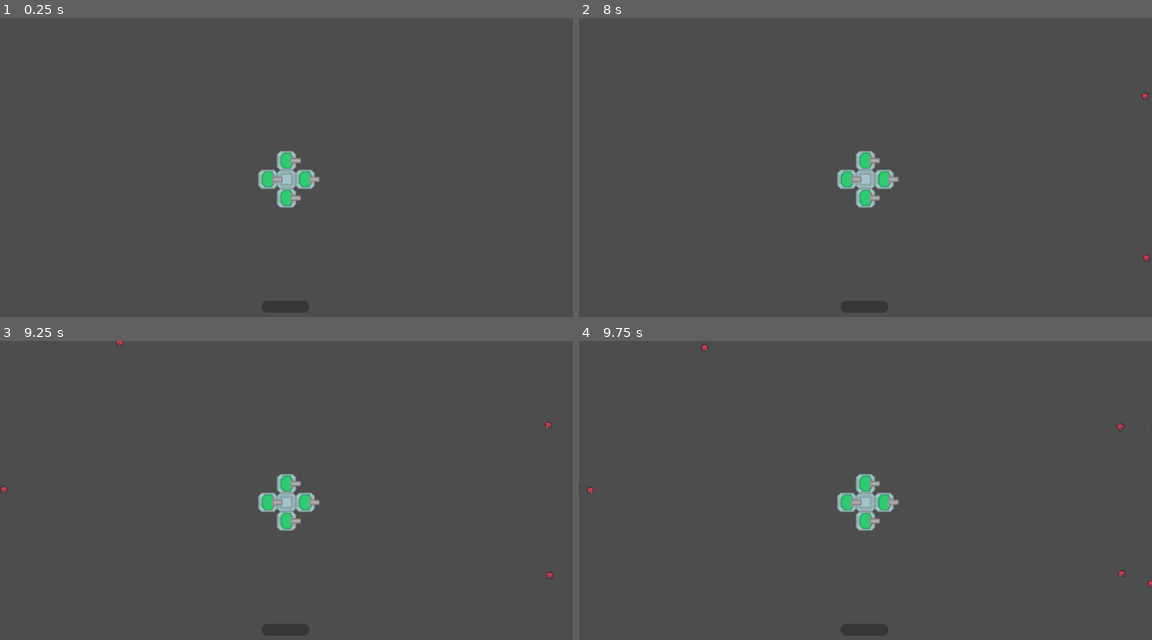
Above: before the commit, frames 1-4 (two rows, left to right).
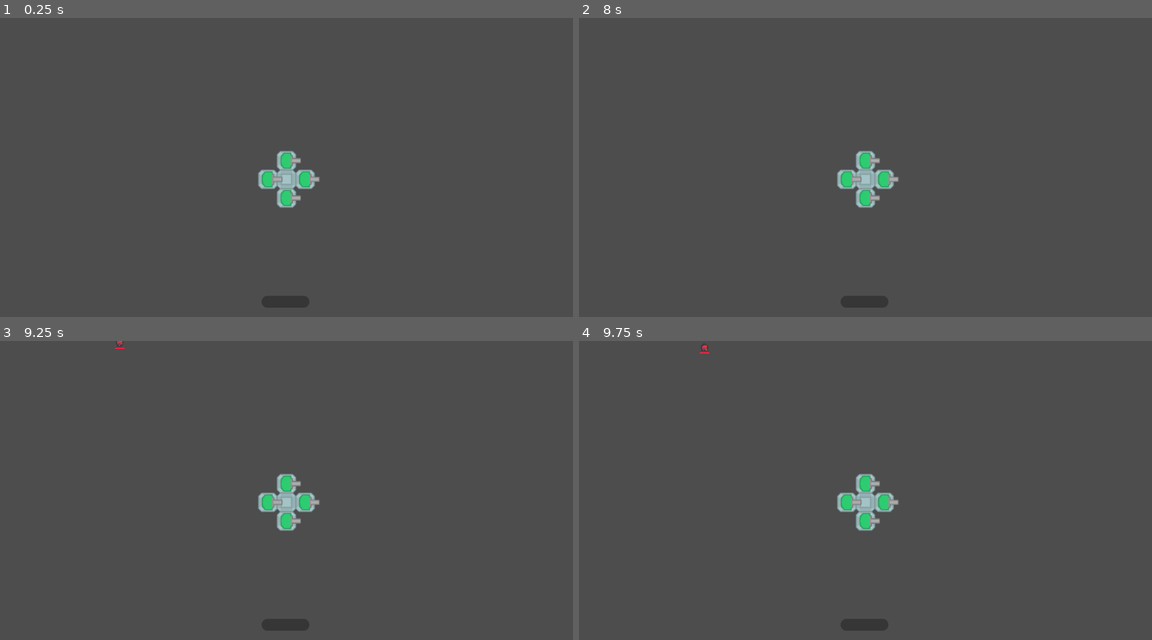
Above: after the commit, the same moments.

Repository: Quilfort/gamedevjs-2025
Game: Godot game, scene res://Scenes/battlefield.tscn
Same seed, same stepped clock (60 frames per second), same inputs: the game is played once before the commit and once after it.
Inputs:
- Up to frame 1 (0.25 s): no input
- Up to frame 2 (8 s): tap Enter at 0.5, 2, 3.5 s; tap Space at 1.25, 2.75, 4.25 s
- Up to frame 3 (9.25 s): no input
- Up to frame 4 (9.75 s): no input

The runs differ from the first frame. In frame 2, less than 0.1% of the frame differs, in the area x 98-100%, y 24-82%; in frame 3, less than 0.1%; in frame 4, less than 0.1%, in the area x 0-100%, y 3-83%.

Commit message:
Add Enemy Health

Diff:
--- /dev/null
+++ b/gamedev-2025/Assets/Enemy/bar_round_gloss_small.svg
@@ -0,0 +1,9 @@
+<svg width="96" height="16" xmlns="http://www.w3.org/2000/svg" xmlns:xlink="http://www.w3.org/1999/xlink">
+  <defs/>
+  <g>
+    <path stroke="none" fill="#FF627B" d="M92 8 Q92 6.35 90.85 5.2 L90.8 5.2 Q89.65 4 88 4 L8 4 Q6.35 4 5.2 5.2 4 6.35 4 8 4 9.65 5.2 10.8 L5.2 10.85 Q6.35 12 8 12 L88 12 Q89.65 12 90.8 10.85 L90.85 10.8 Q92 9.65 92 8 M92.25 12.25 Q90.45 14 88 14 L8 14 Q5.55 14 3.8 12.25 2 10.45 2 8 2 5.55 3.8 3.8 5.55 2 8 2 L88 2 Q90.45 2 92.25 3.8 94 5.55 94 8 94 10.45 92.25 12.25"/>
+    <path stroke="none" fill="#F73F5D" d="M4 8 Q4 6.35 5.2 5.2 6.35 4 8 4 L88 4 Q89.65 4 90.8 5.2 L90.85 5.2 Q92 6.35 92 8 L4 8"/>
+    <path stroke="none" fill="#CD0B2A" d="M8 0 L88 0 Q91.3 0 93.65 2.35 96 4.7 96 8 96 11.3 93.65 13.65 91.3 16 88 16 L8 16 Q4.7 16 2.35 13.65 0 11.3 0 8 0 4.7 2.35 2.35 4.7 0 8 0 M92.25 12.25 Q94 10.45 94 8 94 5.55 92.25 3.8 90.45 2 88 2 L8 2 Q5.55 2 3.8 3.8 2 5.55 2 8 2 10.45 3.8 12.25 5.55 14 8 14 L88 14 Q90.45 14 92.25 12.25"/>
+    <path stroke="none" fill="#EE2747" d="M92 8 Q92 9.65 90.85 10.8 L90.8 10.85 Q89.65 12 88 12 L8 12 Q6.35 12 5.2 10.85 L5.2 10.8 Q4 9.65 4 8 L92 8"/>
+  </g>
+</svg>
--- /dev/null
+++ b/gamedev-2025/Assets/Enemy/bar_shadow_round_small.svg
@@ -0,0 +1,6 @@
+<svg width="96" height="16" xmlns="http://www.w3.org/2000/svg" xmlns:xlink="http://www.w3.org/1999/xlink">
+  <defs/>
+  <g>
+    <path stroke="none" fill="#000000" fill-opacity="0.2980392156862745" d="M8 0 L88 0 Q91.3 0 93.65 2.35 96 4.7 96 8 96 11.3 93.65 13.65 91.3 16 88 16 L8 16 Q4.7 16 2.35 13.65 0 11.3 0 8 0 4.7 2.35 2.35 4.7 0 8 0"/>
+  </g>
+</svg>
--- a/gamedev-2025/Scenes/Enemy/enemy_basic.tscn
+++ b/gamedev-2025/Scenes/Enemy/enemy_basic.tscn
@@ -1,8 +1,10 @@
-[gd_scene load_steps=23 format=3 uid="uid://cfvmx5and5r7v"]
+[gd_scene load_steps=25 format=3 uid="uid://cfvmx5and5r7v"]
 
 [ext_resource type="Script" path="res://Scripts/Enemy/enemy_basic.gd" id="1_2x1x7"]
 [ext_resource type="Texture2D" uid="uid://1vlh4x6y7eel" path="res://Assets/Enemy/EnemyBasic/SpriteSheet.png" id="2_gd76v"]
 [ext_resource type="PackedScene" uid="uid://b0mxnhd0y1f" path="res://Scenes/Enemy/experience_item.tscn" id="3_tv5hi"]
+[ext_resource type="Texture2D" uid="uid://droxlnb6v131t" path="res://Assets/Enemy/bar_shadow_round_small.svg" id="4_o4ru4"]
+[ext_resource type="Texture2D" uid="uid://bnshg2ualacwb" path="res://Assets/Enemy/bar_round_gloss_small.svg" id="5_28eto"]
 
 [sub_resource type="AtlasTexture" id="AtlasTexture_327ik"]
 atlas = ExtResource("2_gd76v")
@@ -169,3 +171,14 @@
 shape = SubResource("RectangleShape2D_3fpc5")
 
 [node name="VisibleOnScreenNotifier2D" type="VisibleOnScreenNotifier2D" parent="."]
+
+[node name="HealthBar" type="TextureProgressBar" parent="."]
+unique_name_in_owner = true
+offset_left = -10.0
+offset_top = 10.0
+offset_right = 86.0
+offset_bottom = 26.0
+scale = Vector2(0.21, 0.21)
+value = 100.0
+texture_under = ExtResource("4_o4ru4")
+texture_progress = ExtResource("5_28eto")
--- a/gamedev-2025/Scenes/battlefield.tscn
+++ b/gamedev-2025/Scenes/battlefield.tscn
@@ -66,7 +66,7 @@
 
 [node name="SouthSpawnTimer" type="Timer" parent="South"]
 unique_name_in_owner = true
-wait_time = 5.0
+wait_time = 10.0
 
 [node name="SouthSpawn" type="Path2D" parent="South/SouthSpawnTimer"]
 unique_name_in_owner = true
@@ -81,6 +81,7 @@
 
 [node name="WestSpawnTimer" type="Timer" parent="West"]
 unique_name_in_owner = true
+wait_time = 5.0
 
 [node name="WestSpawn" type="Path2D" parent="West/WestSpawnTimer"]
 unique_name_in_owner = true
@@ -95,6 +96,7 @@
 
 [node name="EastSpawnTimer" type="Timer" parent="East"]
 unique_name_in_owner = true
+wait_time = 12.0
 
 [node name="EastSpawn" type="Path2D" parent="East/EastSpawnTimer"]
 unique_name_in_owner = true
--- a/gamedev-2025/Scenes/ui.tscn
+++ b/gamedev-2025/Scenes/ui.tscn
@@ -23,9 +23,9 @@
 anchor_right = 0.5
 anchor_bottom = 1.0
 offset_left = -50.0
-offset_top = -80.0
+offset_top = -90.0
 offset_right = 50.0
-offset_bottom = -50.0
+offset_bottom = -60.0
 grow_horizontal = 2
 grow_vertical = 0
 value = 50.0
--- a/gamedev-2025/Scripts/Enemy/enemy_basic.gd
+++ b/gamedev-2025/Scripts/Enemy/enemy_basic.gd
@@ -1,7 +1,13 @@
 extends RigidBody2D
 
+# EXP
 @export var exp_scene: PackedScene
 @export var exp_amount := 1
+
+#Health
+@export var max_health := 2
+@onready var health_bar = %HealthBar
+var current_health := max_health
 
 #Movement
 @export var movement_speed = 10.0
@@ -9,6 +15,14 @@
 
 #Animation
 @onready var sprite = $AnimatedSprite2D
+
+func _ready():
+	set_health()
+
+func set_health():
+	current_health = max_health
+	health_bar.max_value = max_health
+	health_bar.value = current_health
 
 #Movement
 func _physics_process(delta):
@@ -35,6 +49,12 @@
 		else:
 			sprite.play("left")
 
+func hit(damage: int):
+	current_health -= damage
+	health_bar.value = current_health
+	if current_health <= 0:
+		die()
+
 func die():
 	for i in exp_amount:
 		var exp_item = exp_scene.instantiate()
--- a/gamedev-2025/Scripts/Singleton/game_manager.gd
+++ b/gamedev-2025/Scripts/Singleton/game_manager.gd
@@ -1,11 +1,17 @@
 extends Node
 
+# Experience
 signal exp_updated(current_exp, exp_to_next)
-
 var current_level := 1
 var current_exp := 0
 var exp_to_next_level := 15.0
 var exp_growth_factor := 1.3
+
+#Tower Attack
+var tower_attack_north: int = 1
+var tower_attack_east:int  = 1
+var tower_attack_south:int  = 1
+var tower_attack_west:int = 1
 
 func add_xp(amount: int):
 	current_exp += amount
--- a/gamedev-2025/Scripts/Tower/bullet.gd
+++ b/gamedev-2025/Scripts/Tower/bullet.gd
@@ -1,7 +1,7 @@
 extends CharacterBody2D
 
 @export var speed: float = 400.0
-@export var damage: int = 5
+@export var damage: int = 1
 
 var target: Node2D = null
 
@@ -16,10 +16,8 @@
 		var collision = move_and_collide(velocity * delta)
 		if collision:
 			var body = collision.get_collider()
-			if body.has_method("die"):
-				body.die()
-			#if body.is_in_group("enemies") or (body.get_script() and body.get_script().resource_path.ends_with("enemy_basic.gd")):
-				#body.queue_free()
+			if body.has_method("hit"):
+				body.hit(damage)
 				queue_free()
 	else:
 		queue_free()
--- a/gamedev-2025/Scripts/Tower/tower_basic.gd
+++ b/gamedev-2025/Scripts/Tower/tower_basic.gd
@@ -2,11 +2,9 @@
 
 extends Node2D
 
-
-
 # Shooting
 var bullet = preload("res://Scenes/Tower/bullet.tscn")
-var bullet_damage = 5
+var bullet_damage = 0
 @onready var shoot_timer: Timer = $ShooterTimer
 
 
@@ -67,19 +65,13 @@
 func is_in_fov(enemy: Node2D) -> bool:
 	var fov_origin = $Base/FOVArea.global_position
 	var to_enemy = enemy.global_position - fov_origin
-
-	# Debug distance
 	var distance = to_enemy.length()
 
 	if distance > fov_range:
 		return false
 
 	var facing_vector = Vector2.RIGHT.rotated(fov_area.global_rotation)
-
-	# Normalize the vector to the enemy
 	var to_enemy_normalized = to_enemy.normalized()
-
-	# Calculate angle (make sure we're using the right method)
 	var angle_to_enemy = facing_vector.angle_to(to_enemy_normalized)
 
 	return abs(rad_to_deg(angle_to_enemy)) <= fov_angle / 2.0
@@ -117,6 +109,19 @@
 	if fov_area.rotation_degrees == 180.0:
 		return battlefield.active_enemies_west
 
+func set_tower_damage():
+	if fov_area.rotation_degrees == 270.0:
+		return GameManager.tower_attack_north
+
+	if fov_area.rotation_degrees == 0.0:
+		return GameManager.tower_attack_east
+
+	if fov_area.rotation_degrees == 90.0:
+		return GameManager.tower_attack_south
+
+	if fov_area.rotation_degrees == 180.0:
+		return GameManager.tower_attack_west
+
 func turn():
 	if current_target != null:
 		$Base/Turret.look_at(current_target.global_position)
@@ -126,6 +131,7 @@
 		shoot()
 
 func shoot():
+	bullet_damage = set_tower_damage()
 	if current_target != null and is_instance_valid(current_target):
 		var bullet_instance = bullet.instantiate()
 		bullet_instance.global_position = $Base/Turret.global_position
Not shown, added: gamedev-2025/Assets/Enemy/bar_round_gloss_small.svg.import
Not shown, added: gamedev-2025/Assets/Enemy/bar_shadow_round_small.svg.import
